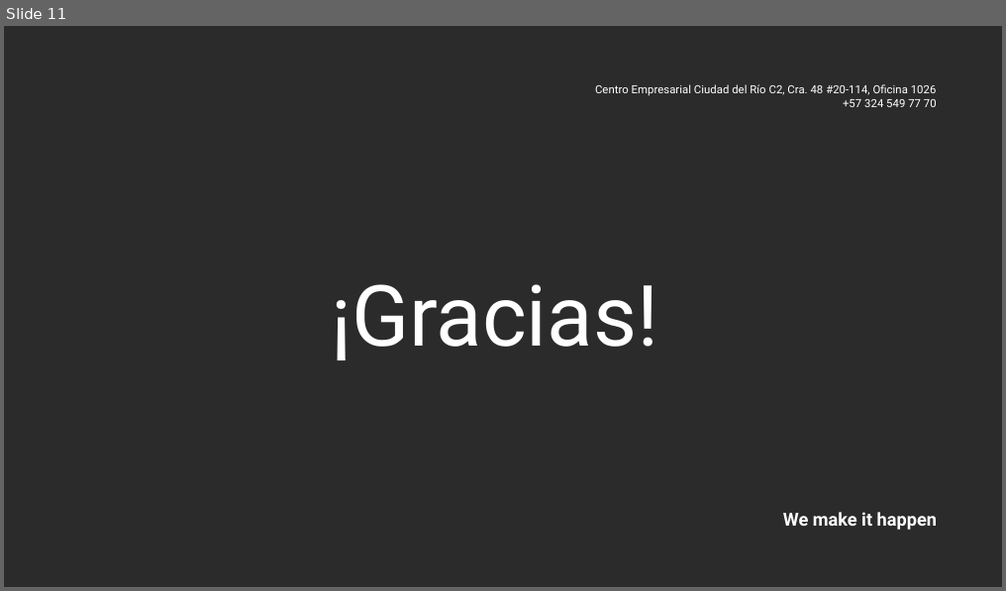
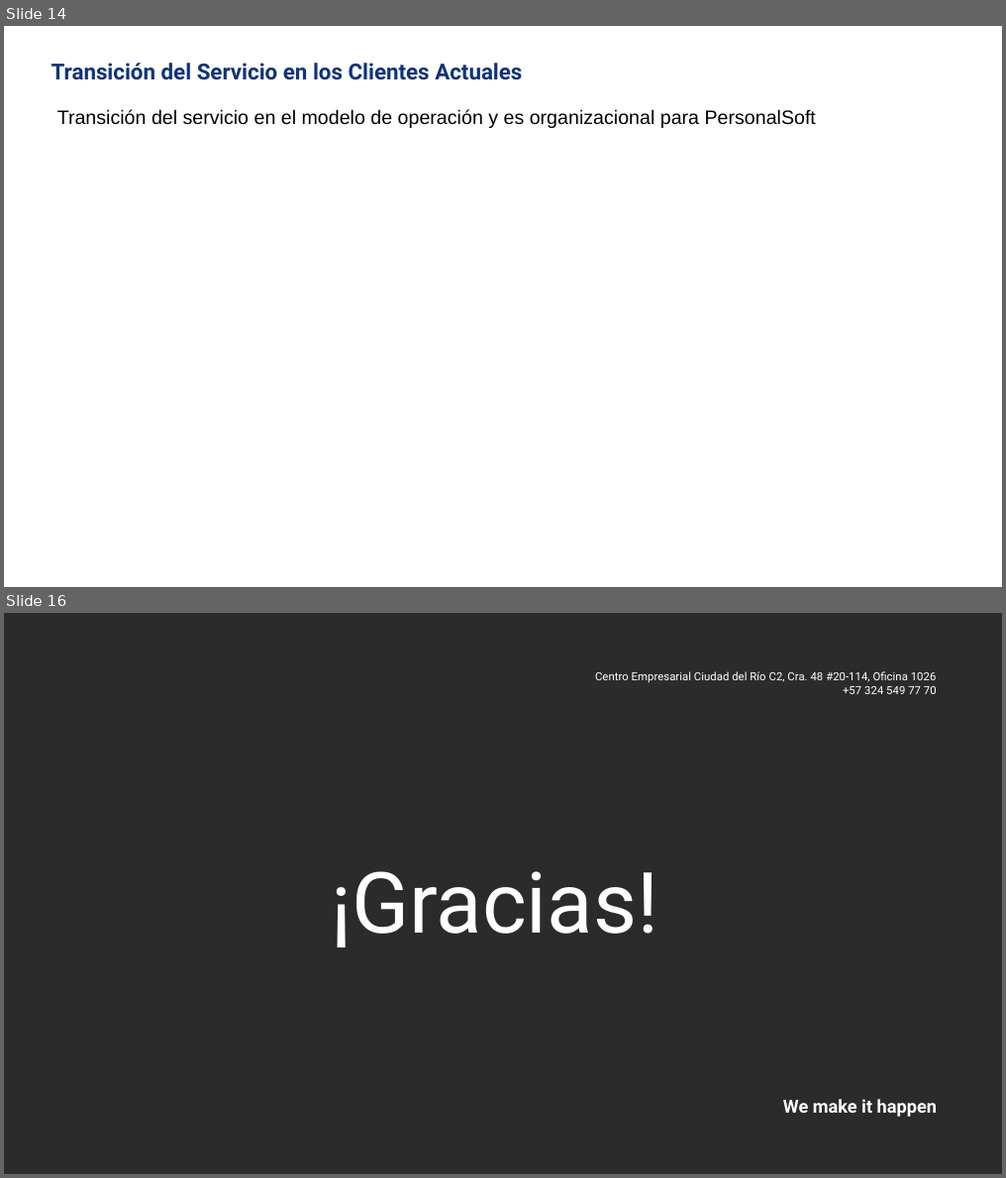
Before and after one commit to nataliazarthapersonalsoft/mesadeservicio-modernizacionaplicaciones, a slide deck: 04-planning/roadmaps/Mesa de Servicio Roadmap Julio.pptx. Shown one above the other, each under a label of ours: slide 11 before the commit, slides 14 and 16 after it; the slides between them are not shown. The pictures are 1006x591 and 1006x1178 pixels, drawn with LibreOffice and Linux fonts; fonts in the diff are those of the drawing; background and template pictures are left out; a plain dark background stands for a picture behind light text. Boxes give left, top, right and bottom in pixels: in the first picture for what was removed or moved away, otherwise in the second. Text is boxed around its words. In the diff, an @@ line names an element or a change of style, - is before the commit and + after.

```diff
--- a/04-planning/roadmaps/Mesa de Servicio Roadmap Julio.pptx
+++ b/04-planning/roadmaps/Mesa de Servicio Roadmap Julio.pptx
@@ slide 14 added at box(4, 26, 1002, 587), background #FFFFFF @@
@@ title added at box(52, 63, 522, 80), 16 pt, text #0E337C, bold @@
+Transición del Servicio en los Clientes Actuales
@@ text added at box(57, 109, 816, 128), 14 pt, text #000000 @@
+Transición del servicio en el modelo de operación y es organizacional para PersonalSoft
@@ what was slide 11 is now slide 16 @@
```
Also in this commit, not shown: 7 slides changed, 5 other slides added, 1 slide removed.
